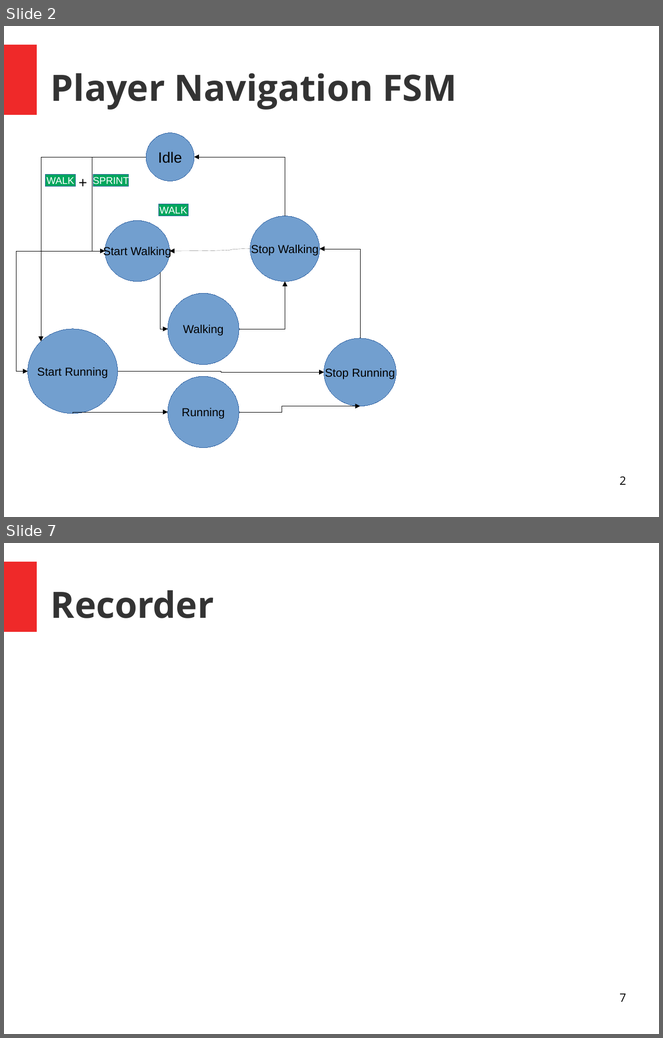
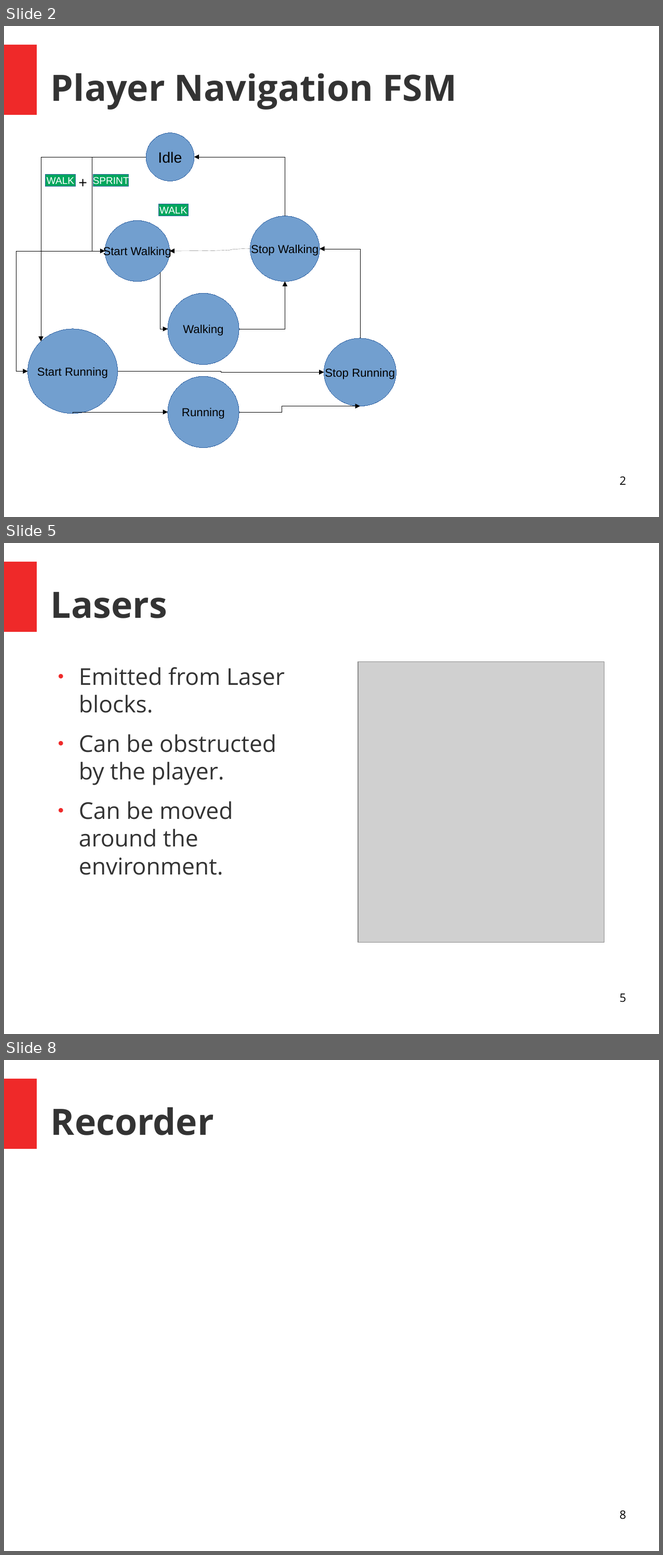
Before and after one commit to Samulus/tetromino, a slide deck: Media/design_document.odp. Shown one above the other, each under a label of ours: slides 2 and 7 before the commit, slides 2, 5 and 8 after it; the slides between them are not shown. The pictures are 663x1038 and 663x1555 pixels, drawn with LibreOffice and Linux fonts; fonts in the diff are those of the drawing; grey boxes stand for pictures. Boxes give left, top, right and bottom in pixels: in the first picture for what was removed or moved away, otherwise in the second. Text is boxed around its words. In the diff, an @@ line names an element or a change of style, - is before the commit and + after.

```diff
--- a/Media/design_document.odp
+++ b/Media/design_document.odp
@@ slide 5 added at (4, 543, 659, 1034), background #FFFFFF; not listed: 1 template element that a slide beside it also shows @@
@@ title added at (51, 592, 167, 618), 44 pt, text #333333, bold @@
+Lasers
@@ text added at (79, 667, 285, 875), 28 pt, text #333333 @@
+● Emitted from Laser blocks.
+● Can be obstructed by the player.
+● Can be moved around the environment.
@@ picture added at (358, 662, 605, 942) @@
@@ page number added at (620, 994, 626, 1003), 14 pt, text #000000 @@
+5
@@ what was slide 7 is now slide 8 @@
@@ page number at (620, 1511, 626, 1520): text changed @@
-7
+8
```
Also in this commit, not shown: 3 slides changed, 1 other slide added, 1 slide removed, 10 other files.
